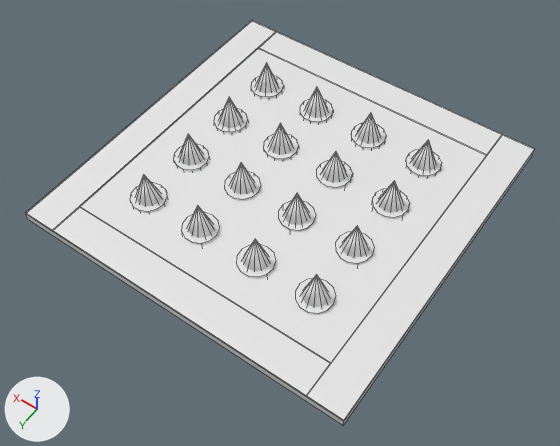
An edit to the FBX model Assets/Imports/Traps/spikes.fbx, drawn before and after from the same camera.
Rendered twice from a camera (50 mm lens) standing at (-3.19, 4.63, 6.54) and looking at (-0.18, 0.41, -0.09). Arrows for +X, +Y and +Z are at lower left; the lights stay in place. Mesh edges are drawn as thin lines. Where no turn or scale is listed for an object, it has been applied to the vertices.

The older version as bpy lines, for what is in view:
```python
me_cone_024 = bpy.data.meshes.new('Cone.024')
me_cone_024.from_pydata(...)  # 208 vertices, 208 faces; spans x -0.15..2.31, y -0.15..2.31, z -0.2..0.2
me_cube_001 = bpy.data.meshes.new('Cube.001')
me_cube_001.from_pydata(...)  # a box spanning x -2.0..2.0, y -2.0..2.0, z -0.05..0.05
me_cube_003 = bpy.data.meshes.new('Cube.003')
me_cube_003.from_pydata(...)  # a box spanning x -1.6..1.6, y -0.2..0.2, z -0.01..0.01; a box spanning x -1.6..1.6, y 3.4..3.8, z -0.01..0.01; a box spanning x -2.0..-1.6, y -0.2..3.8, z -0.01..0.01; a box spanning x 1.6..2.0, y -0.2..3.8, z -0.01..0.01
me_cylinder_023 = bpy.data.meshes.new('Cylinder.023')
me_cylinder_023.from_pydata(...)  # 416 vertices, 240 faces; spans x -2.36..0.2, y -1.64..0.92, z -0.05..0.05
ob_base = bpy.data.objects.new('Base', me_cube_001)
ob_base.location = (0.0, 0.0, 0.05)
ob_border3 = bpy.data.objects.new('Border3', me_cube_003)
ob_border3.location = (0.0, -1.8, 0.107)
ob_cone_004 = bpy.data.objects.new('Cone.004', me_cone_024)
ob_cone_004.location = (-1.08, -1.08, 0.291)
ob_cylinder_008 = bpy.data.objects.new('Cylinder.008', me_cylinder_023)
ob_cylinder_008.location = (1.08, 0.36, 0.079)
```
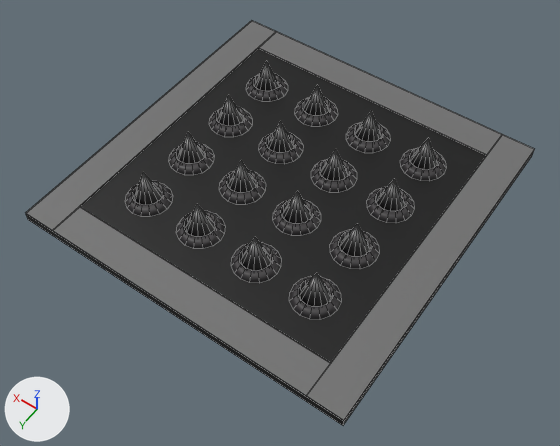
Where the newer file only moved an object's origin or applied its transform, the numbers keep the older frame.

Where the change shows, as pixel boxes [x1, y1, x2, y2] in the pictures (560 x 446 px):
'Base', recoloured (white to black): [26, 49, 534, 425] in both
'Border3', recoloured (white to grey): [26, 20, 534, 421] in both
'SpikesBase', added: after [125, 74, 446, 319]
'Cone.004', recoloured: [135, 61, 437, 307] in both
'Cylinder.008', deleted: before [130, 76, 442, 315]

What changed in the scene script:
```text
Add mat_material_002:
    mat_material_002 = principled_material('Material.002')
    mat_material_002.base_color = (0.19, 0.19, 0.19)  # grey #797979
    mat_material_002.metallic = 0.938
Add mat_material_003:
    mat_material_003 = principled_material('Material.003')
    mat_material_003.base_color = (0.0, 0.0, 0.0)  # black #000000
Add mat_material_004:
    mat_material_004 = principled_material('Material.004')
    mat_material_004.base_color = (0.163, 0.163, 0.163)  # grey #707070
Add mat_material:
    mat_material = principled_material('Material')
    mat_material.base_color = (0.042, 0.039, 0.0413)  # black #3a3839
Change me_cube_003:
    where me_cube_003.from_pydata(...)  # 32 vertices, 24 faces; spans x -2.0..2.0, y -0.2..3.8, z -0.01..0.01
    add me_cube_003.materials.append(mat_material_004)  # grey #707070
Change me_cube_001:
    where me_cube_001.from_pydata(...)  # 8 vertices, 6 faces; spans x -2.0..2.0, y -2.0..2.0, z -0.05..0.05
    add me_cube_001.materials.append(mat_material_003)  # black #000000
Change me_cone_024:
    where me_cone_024.from_pydata(...)  # 208 vertices, 208 faces; spans x -0.15..2.31, y -0.15..2.31, z -0.2..0.2
    add me_cone_024.materials.append(mat_material_002)  # grey #797979
Add me_torus_005:
    me_torus_005.from_pydata(...)  # 768 vertices, 768 faces; spans x -2.42..0.26, y -2.42..0.26, z -0.1..0.1
    me_torus_005.materials.append(mat_material)  # black #3a3839
Remove ob_cylinder_008:
    ob_cylinder_008 = bpy.data.objects.new('Cylinder.008', me_cylinder_023)
    ob_cylinder_008.location = (1.08, 0.36, 0.079)
Add ob_spikesbase:
    ob_spikesbase = bpy.data.objects.new('SpikesBase', me_torus_005)
    ob_spikesbase.location = (1.08, 1.08, 0.095)
```
